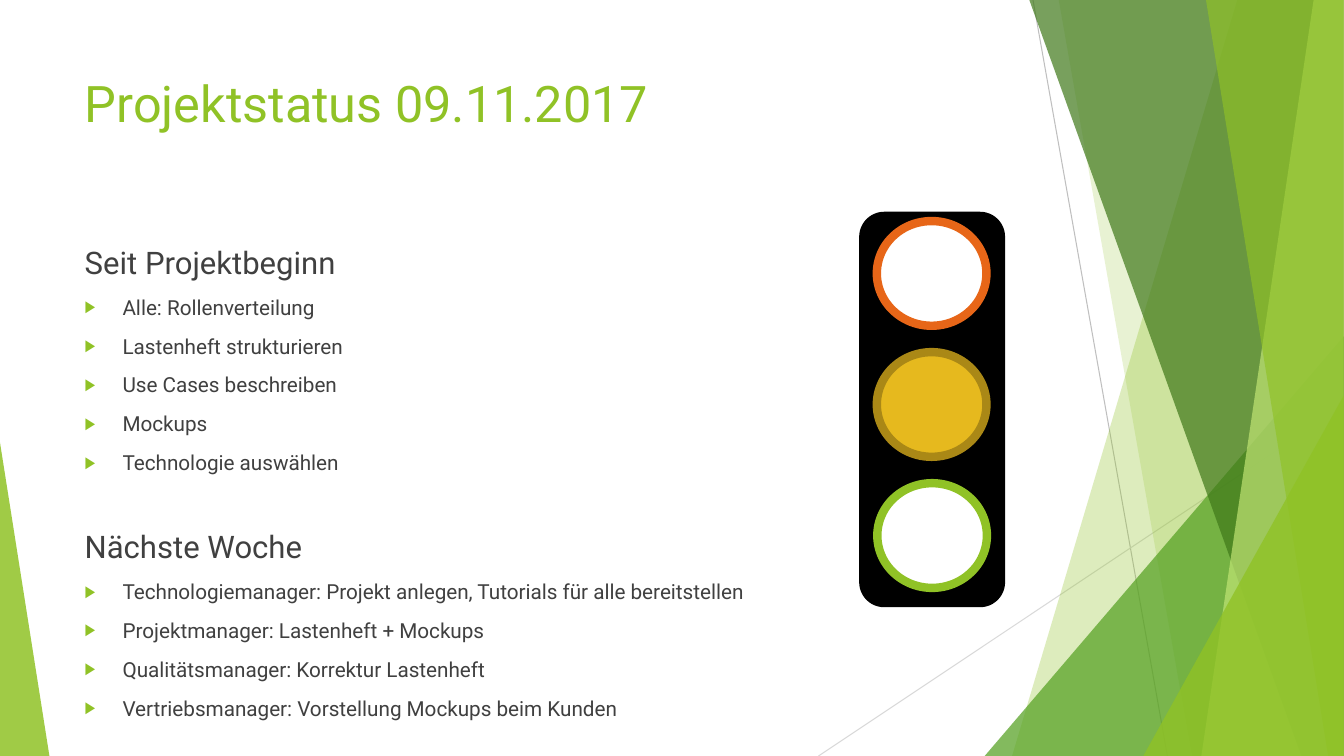
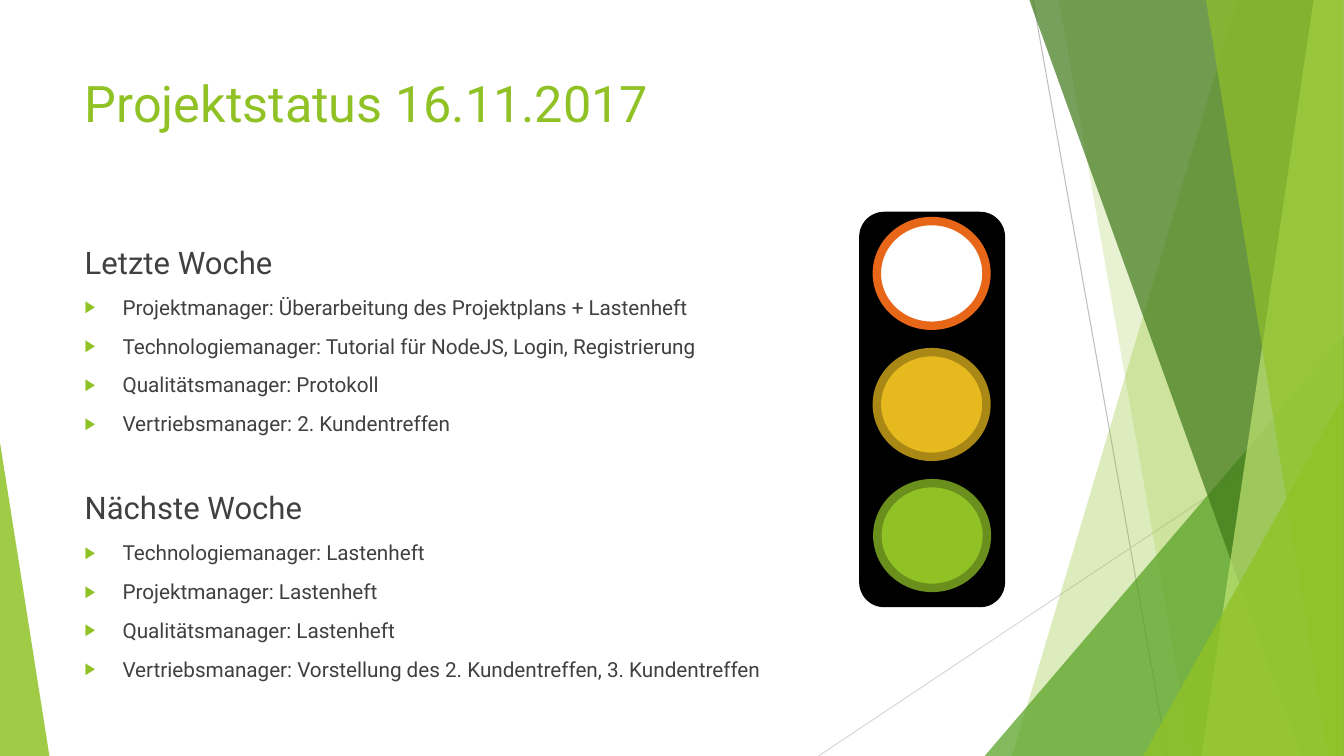
Before and after one commit to RBEGamer/Rent-a-Drahtesel, a slide deck: slide 2 of documentation/Projektstatusmeeting.pptx (slide 3 before the commit). Drawn at 1344x756 pixels with LibreOffice and Linux fonts; fonts in the diff are those of the drawing. Boxes give left, top, right and bottom in pixels: in the first picture for what was removed or moved away, otherwise in the second. Text is boxed around its words. In the diff, an @@ line names an element or a change of style, - is before the commit and + after.

Commit message:
adds Protokoll 2 (überarbeitet)

```diff
--- a/documentation/Projektstatusmeeting.pptx
+++ b/documentation/Projektstatusmeeting.pptx
@@ title at (x1=85, y1=84, x2=648, y2=133): text changed @@
-Projektstatus 09.11.2017
+Projektstatus 16.11.2017
@@ text at (x1=85, y1=250, x2=695, y2=436): text changed @@
-Seit Projektbeginn
-▶ Alle: Rollenverteilung
-▶ Lastenheft strukturieren
-▶ Use Cases beschreiben
-▶ Mockups
-▶ Technologie auswählen
+Letzte Woche
+▶ Projektmanager: Überarbeitung des Projektplans + Lastenheft
+▶ Technologiemanager: Tutorial für NodeJS, Login, Registrierung
+▶ Qualitätsmanager: Protokoll
+▶ Vertriebsmanager: 2. Kundentreffen
@@ ellipse at (x1=877, y1=483, x2=987, y2=588): fill #FFFFFF to #90C226; outline #90C226 6 pt to #6B901C 6 pt @@
@@ text at (x1=123, y1=544, x2=760, y2=680): text changed @@
-▶ Technologiemanager: Projekt anlegen, Tutorials für alle bereitstellen
-▶ Projektmanager: Lastenheft + Mockups
-▶ Qualitätsmanager: Korrektur Lastenheft
-▶ Vertriebsmanager: Vorstellung Mockups beim Kunden
+▶ Technologiemanager: Lastenheft
+▶ Projektmanager: Lastenheft
+▶ Qualitätsmanager: Lastenheft
+▶ Vertriebsmanager: Vorstellung des 2. Kundentreffen, 3. Kundentreffen
```
Also in this commit, not shown: 3 other slides changed, 2 slides added, 1 other file.
